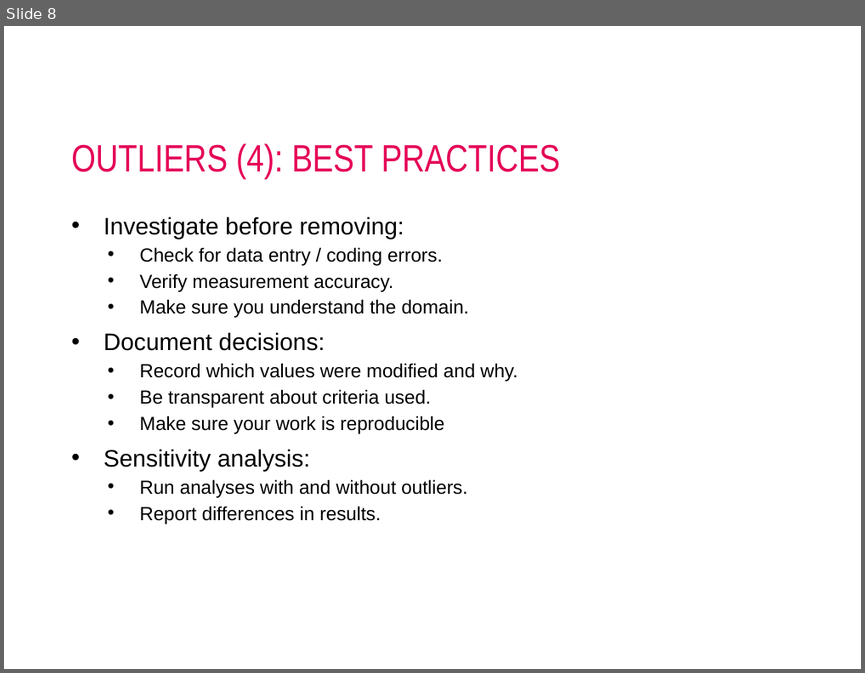
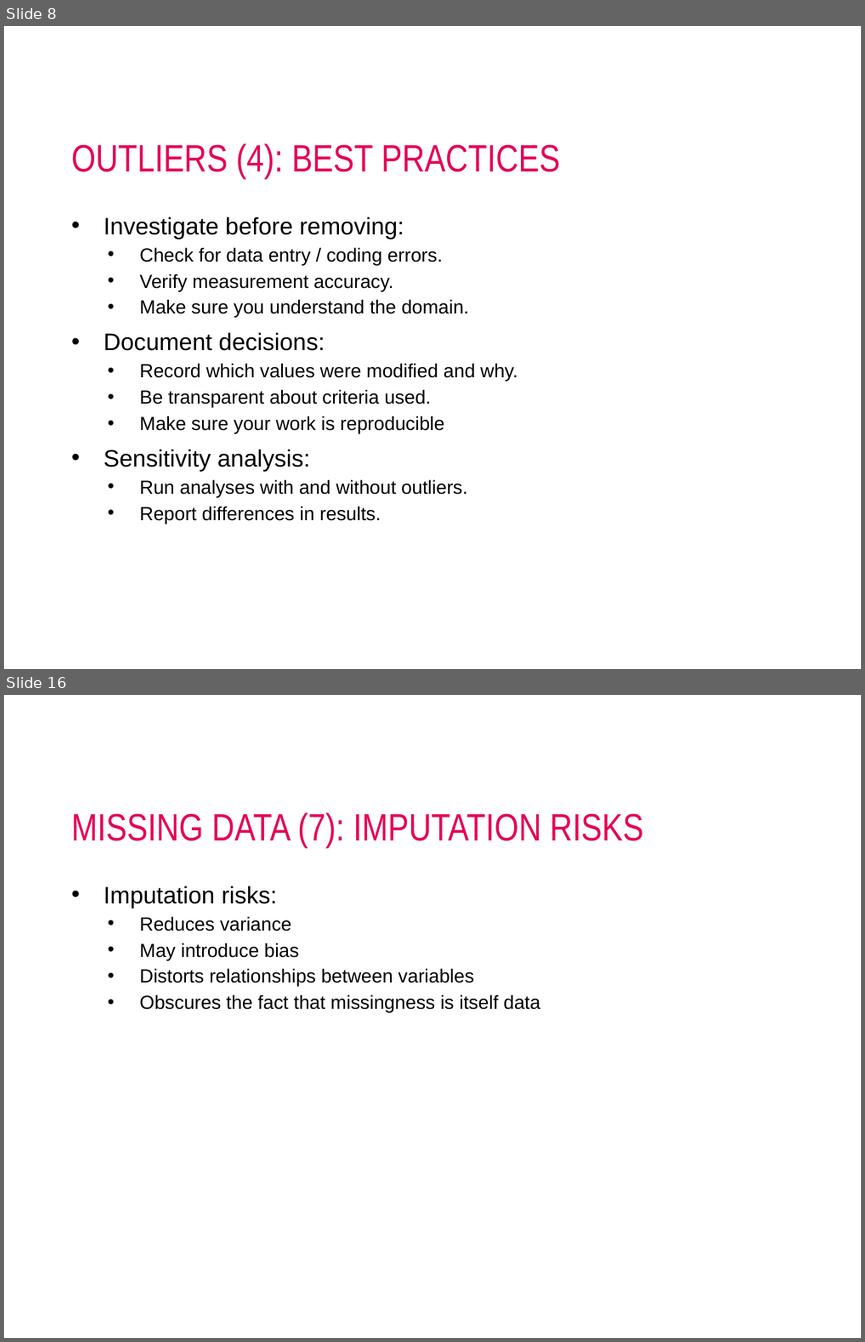
Before and after one commit to AIM-MADS-DATEXP/lesson-outliers-missing-data-erroneous-data, a slide deck: lesson-outliers.pptx. Shown one above the other, each under a label of ours: slide 8 before the commit, slides 8 and 16 after it; the slides between them are not shown. The pictures are 865x673 and 865x1342 pixels, drawn with LibreOffice and Linux fonts; fonts in the diff are those of the drawing; background and template pictures are left out. Boxes give left, top, right and bottom in pixels: in the first picture for what was removed or moved away, otherwise in the second. Text is boxed around its words. In the diff, an @@ line names an element or a change of style, - is before the commit and + after.

```diff
--- a/lesson-outliers.pptx
+++ b/lesson-outliers.pptx
@@ slide 16 added at (4, 695, 861, 1338), background #FFFFFF @@
@@ title added at (71, 812, 643, 848), 32 pt, text #E50056 @@
+MISSING DATA (7): IMPUTATION RISKS
@@ text added at (103, 885, 540, 1013), 16 pt, text #000000 @@
+• Imputation risks:
+  • Reduces variance
+  • May introduce bias
+  • Distorts relationships between variables
+  • Obscures the fact that missingness is itself data
```
Also in this commit, not shown: 9 other slides added, 3 slides removed.
